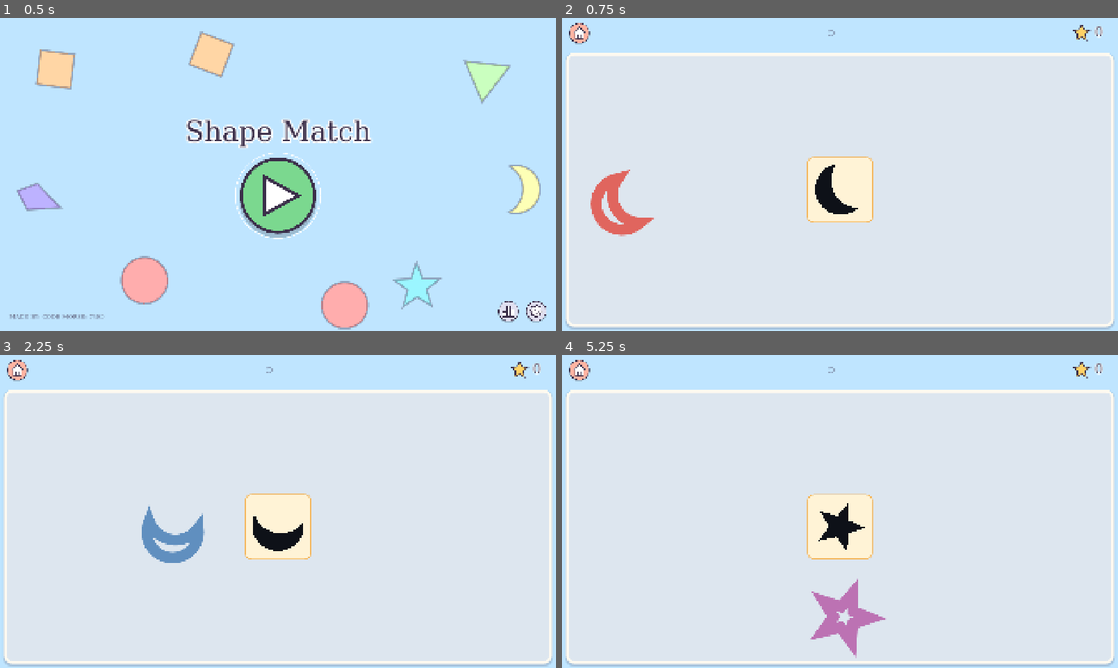
Above: before the commit, frames 1-4 (two rows, left to right).
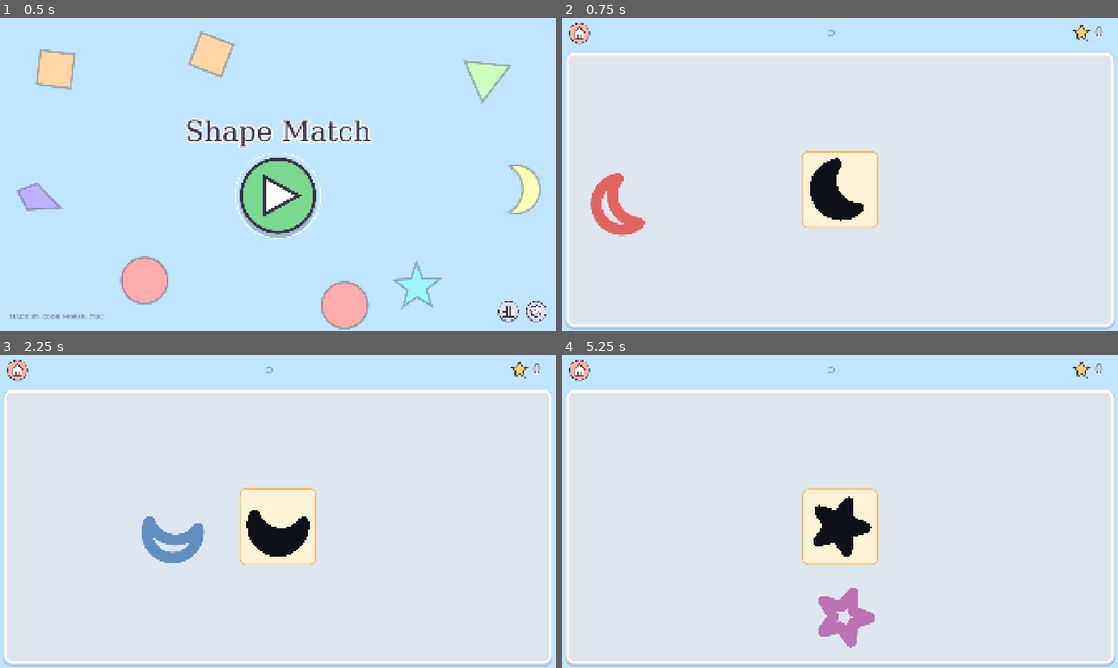
Above: after the commit, the same moments.

Repository: ooooonnnnn/Colorblind-Shape-Match
Game: Godot game, scene res://menu.tscn
Two runs of this game, one before a commit and one after it. Both use one fixed random seed, a clock stepped at 60 frames per second and the inputs below.
Inputs (mouse positions are in pixels of both pictures, inside the frame that each line leads up to):
- Up to frame 1 (0.5 s): no input
- Up to frame 2 (0.75 s): click (840, 196) at 0.5 s
- Up to frame 3 (2.25 s): click (16, 370) at 1.25 s; click (278, 533) at 2 s
- Up to frame 4 (5.25 s): click (578, 370) at 2.75 s; click (1067, 649) at 3.5 s; click (1067, 649) at 4.25 s; click (840, 533) at 5 s

Frame 1 is identical in both runs. In frame 2, 1.7% of the frame differs, in the area x 7-57%, y 42-68%; in frame 3, 1.7%; in frame 4, 1.8%, in the area x 43-59%, y 42-97%.

Commit message:
Make dragging and placing pieces feel nicer
- A picked-up piece has a soft golden glow that hugs its outline; outlines
  are drawn with round corners so the glow matches the shape exactly.
- A dragged piece glides after the finger and leans into its sideways
  motion, settling upright when let go; drops count where the finger let go.
- Holes are drawn as a piece's rounded outer edge, so pieces fit them
  exactly, with the tray grown to match.
- A hole pulses when its piece arrives instead of squashing.

Co-Authored-By: Claude Opus 5.5 (1M context) <noreply@anthropic.com>

Diff:
--- a/scripts/config.gd
+++ b/scripts/config.gd
@@ -372,8 +372,9 @@
 
 func _on_outline_changed() -> void:
 	ShapeView.outline_percent = _outline_slider.value
-	for piece in _pieces:
-		piece.queue_redraw()
+	for view in _holes + _pieces:
+		view.queue_redraw()
+	_layout_preview()  # holes grow with the outline, and the tray with them
 
 
 # ---------- Color groups ----------
@@ -656,7 +657,7 @@
 		var x := first_x + step * (i % _holes.size())
 		_pieces[i].norm_pos = Vector2(x, board.y * (0.6 + 0.22 * (i / _holes.size()))) / board
 	var row := Rect2(first_x - side / 2, holes_y - side / 2, step * _holes.size() - PREVIEW_SPACING, side)
-	var tray_rect := row.grow(TRAY_PADDING)
+	var tray_rect := row.grow(side * ShapeView.outline_percent / 200 + TRAY_PADDING)  # holes reach out to a piece's outer edge
 	tray.position = tray_rect.position
 	tray.size = tray_rect.size
 
--- a/scripts/effects.gd
+++ b/scripts/effects.gd
@@ -6,9 +6,10 @@
 
 const COLORS := [Color("ffd166"), Color("ff8fab"), Color("8fd3ff"), Color("b8f2a6"), Color("cdb4ff"), Color.WHITE]
 const GRAVITY := 900.0  # px/s², confetti only
-const GLOW_REACH := 22.0  # how far the glow fades out past a piece's outline, in 100x100 box units
-const GLOW_COLOR := Color(0.75, 0.88, 1.0)  # white with a touch of blue
-const GLOW_BANDS := 8
+const GLOW_REACH := 24.0  # how far the glow fades out past a piece's outline, in 100x100 box units
+const GLOW_COLOR := Color(1.0, 0.93, 0.62)  # warm golden white, bright on the blue-gray board and the dots
+const GLOW_STRENGTH := 0.4  # opacity right at the outline
+const GLOW_BANDS := 24
 
 ## Each: {pos, vel, spin, angle, size, color, life, age, star, falls}
 var _particles: Array[Dictionary] = []
@@ -87,7 +88,7 @@
 		_star_tween.tween_callback(clear_star)
 
 
-## A faint bluish-white glow hugging a picked-up piece, so it is easy to keep track
+## A warm golden glow hugging a picked-up piece, so it is easy to keep track
 ## of. It starts just outside the piece's outline, so the dots that draw the
 ## piece stay uncovered.
 func glow(view: ShapeView) -> void:
@@ -132,7 +133,8 @@
 		for i in GLOW_BANDS:
 			var f := float(i) / GLOW_BANDS
 			for loop in _glowing.outline_around(ShapeView.outline_percent / 2 + band * (i + 0.5)):
-				_canvas.draw_polyline(loop, Color(GLOW_COLOR, 0.42 * (1.0 - f) * (1.0 - f)), band * px + 1.0, true)
+				# A bell-shaped fade, so the glow melts into the board with no edge.
+				_canvas.draw_polyline(loop, Color(GLOW_COLOR, GLOW_STRENGTH * exp(-5.0 * f * f)), band * px + 0.5, true)
 	for p in _particles:
 		var fade := clampf((p.life - p.age) / 0.3, 0.0, 1.0)
 		var color: Color = p.color
--- a/scripts/main.gd
+++ b/scripts/main.gd
@@ -5,6 +5,10 @@
 const Stats := preload("res://scripts/stats.gd")
 const MIN_LOOK_MS := 10000   # how long a level must have been up before leaving it counts its pieces as missed
 const DRAG_THRESHOLD := 6.0  # px of movement before a press counts as a drag
+const GLIDE_RATE := 14.0     # how fast a dragged piece catches up with the finger, per second; lower trails more
+const LEAN_MAX := 12.0       # degrees a dragged piece leans into its motion at most
+const LEAN_SPEED := 1200.0   # px/s of sideways motion that gives the full lean
+const LEAN_RATE := 10.0      # how fast the lean follows changes in motion, per second
 const SPACING := 16.0        # px of clear space between bounding circles at the start of a level
 const TRAY_PADDING := 24.0   # px between the holes' bounding circles and the tray edge
 const EDGE_GROWTH := 1.2     # pieces swell up to this when pressed, squished or picked up
@@ -196,7 +200,8 @@
 	for i in hole_count * pieces_per_shape:
 		piece_radii.append(hole_radii[i % hole_count] + outline_reach)
 	var hole_spots := _hole_row(hole_radii, hole_radii.max() * 2)
-	var tray_rect := _bounds(hole_spots, hole_radii).grow(TRAY_PADDING)
+	# Holes are drawn as big as a piece's outer edge, so the tray leaves room for that.
+	var tray_rect := _bounds(hole_spots, hole_radii).grow(outline_reach + TRAY_PADDING)
 	_place_tray(tray_rect)
 	var piece_spots := _scatter_pieces(piece_radii, tray_rect)
 
@@ -289,7 +294,18 @@
 	get_tree().change_scene_to_file("res://menu.tscn")
 
 
-func _process(_delta: float) -> void:
+func _process(delta: float) -> void:
+	# A dragged piece glides after the finger instead of sticking to it.
+	# It also leans into its motion, like something carried, tipping toward the
+	# side it moves to.
+	if drag and drag.moved:
+		var p: ShapeView = drag.p
+		var was := p.norm_pos
+		p.move_to(p.norm_pos.lerp(drag.target, 1.0 - exp(-GLIDE_RATE * delta)), false)
+		if delta > 0:
+			var sideways := (p.norm_pos.x - was.x) * board.size.x / delta
+			var lean := deg_to_rad(LEAN_MAX) * clampf(sideways / LEAN_SPEED, -1.0, 1.0)
+			p.tilt = lerpf(p.tilt, lean, 1.0 - exp(-LEAN_RATE * delta))
 	if level_time <= 0:
 		timer_bar.ratio = 1.0
 		timer_bar.low = false
@@ -312,11 +328,11 @@
 	p.vanish_into(p.target_hole.norm_pos)
 	play_chime()
 	pips.add_one()
-	# The hole gulps the piece down with a sparkle as it arrives.
+	# The hole pulses with a sparkle as the piece arrives.
 	var hole := p.target_hole
 	get_tree().create_timer(0.2).timeout.connect(func():
 		if is_instance_valid(hole):
-			hole.squish(0.25)
+			hole.pulse()
 			var rect := hole.get_global_rect()
 			effects.burst(rect.get_center(), rect.size.x * 0.5)
 	)
@@ -475,18 +491,21 @@
 			p.z_index = 3
 			p.scale_to(1.08)
 		if drag.moved:
-			p.move_to(drag.origin + delta / board.size, false)
+			drag.target = drag.origin + delta / board.size  # _process glides the piece there
 
 
 func _end_drag() -> void:
 	var p: ShapeView = drag.p
 	var moved: bool = drag.moved
+	# Where the finger let go, which the gliding piece may not have reached yet.
+	var drop: Vector2 = drag.get("target", p.norm_pos)
 	drag = {}
 	if not moved:
 		tap_piece(p)
 		return
 
 	p.dragging = false
+	p.level_tilt()
 	effects.glow(null)
 	p.z_index = 2
 	p.scale_to(1.0)
@@ -499,7 +518,7 @@
 	var side := ShapeView.side_for(board.size)
 	var target: ShapeView = null
 	for hole in holes:
-		var dist := ((hole.norm_pos - p.norm_pos) * board.size).length()
+		var dist := ((hole.norm_pos - drop) * board.size).length()
 		if dist <= (hole.radius + p.radius) * side:
 			target = hole
 			break
--- a/scripts/shape_view.gd
+++ b/scripts/shape_view.gd
@@ -184,6 +184,23 @@
 		_tilt_tween.tween_property(self, "tilt", deg_to_rad(deg), 0.09)
 
 
+## Ease back upright, as when let go after leaning into a drag.
+func level_tilt() -> void:
+	if _tilt_tween:
+		_tilt_tween.kill()
+	_tilt_tween = create_tween().set_trans(Tween.TRANS_BACK).set_ease(Tween.EASE_OUT)
+	_tilt_tween.tween_property(self, "tilt", 0.0, 0.3)
+
+
+## One soft, even swell and back, as when a hole takes in its piece.
+func pulse() -> void:
+	if _scale_tween:
+		_scale_tween.kill()
+	_scale_tween = create_tween().set_trans(Tween.TRANS_SINE)
+	_scale_tween.tween_property(self, "visual_scale", 1.12, 0.12).set_ease(Tween.EASE_OUT)
+	_scale_tween.tween_property(self, "visual_scale", 1.0, 0.24).set_ease(Tween.EASE_IN_OUT)
+
+
 # Swell briefly to point itself out.
 func bulge() -> void:
 	if _scale_tween:
@@ -199,7 +216,7 @@
 func squish(amount := 0.18) -> void:
 	if _squash_tween:
 		_squash_tween.kill()
-	_squash_tween = create_tween().set_trans(Tween.TRANS_SINE).set_ease(Tween.EASE_OUT)
+	_squash_tween = create_tween().set_trans(Tween.TRANS_SINE).set_ease(Tween.EASE_IN_OUT)
 	_squash_tween.tween_property(self, "squash", amount, 0.06)
 	_squash_tween.tween_property(self, "squash", -amount * 0.6, 0.1)
 	_squash_tween.tween_property(self, "squash", amount * 0.25, 0.1)
@@ -212,10 +229,16 @@
 	queue_redraw()
 
 
-## A closed outline outline_percent wide, with rounded corners so sharp points
-## like the star's stay joined.
+## A closed outline outline_percent wide with round corners. The sides are
+## separate segments, since a connected thick line gets mitered spikes at sharp
+## points; this way the outer edge is exactly the outline grown by half the
+## width with round joins, which is what outline_around and the glow follow.
 func _draw_hollow(outline: PackedVector2Array, color: Color) -> void:
-	draw_polyline(outline, color, outline_percent, true)
+	var sides := PackedVector2Array()
+	for i in outline.size() - 1:
+		sides.append(outline[i])
+		sides.append(outline[i + 1])
+	draw_multiline(sides, color, outline_percent, true)
 	for v in outline:
 		draw_circle(v, outline_percent / 2, color)
 
@@ -240,16 +263,10 @@
 func _draw() -> void:
 	if _points.is_empty():
 		return
-	var k := size.x / 100.0
 	draw_set_transform_matrix(_shape_transform())
 	var outline := _points.duplicate()
 	outline.append(_points[0])
 
-	if dragging:
-		var shadow := PackedVector2Array()
-		for v in outline:
-			shadow.append(v + Vector2(0, 6.0 / k))
-		_draw_hollow(shadow, Color(0, 0, 0, 0.35))
 	if selected:
 		draw_polyline(outline, Color(ACCENT, 0.25), 12.0, true)
 		draw_polyline(outline, Color(ACCENT, 0.6), 6.0, true)
@@ -257,7 +274,10 @@
 	if is_piece:
 		_draw_hollow(outline, fill)
 	else:
-		draw_colored_polygon(_points, HOLE_FILL)
+		# The piece's outer edge: its outline grown by half the outline width with
+		# round corners, so a piece fits its hole exactly, corners and all.
+		for silhouette in Geometry2D.offset_polygon(_points, outline_percent / 2, Geometry2D.JOIN_ROUND):
+			draw_colored_polygon(silhouette, HOLE_FILL)
 
 	draw_set_transform(Vector2.ZERO)
 	if has_focus() and _show_focus:
